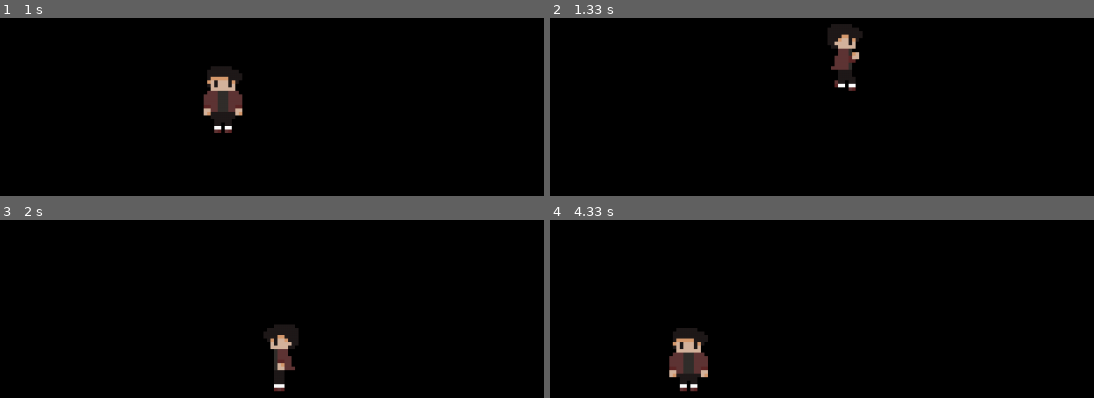
Above: before the commit, frames 1-4 (two rows, left to right).
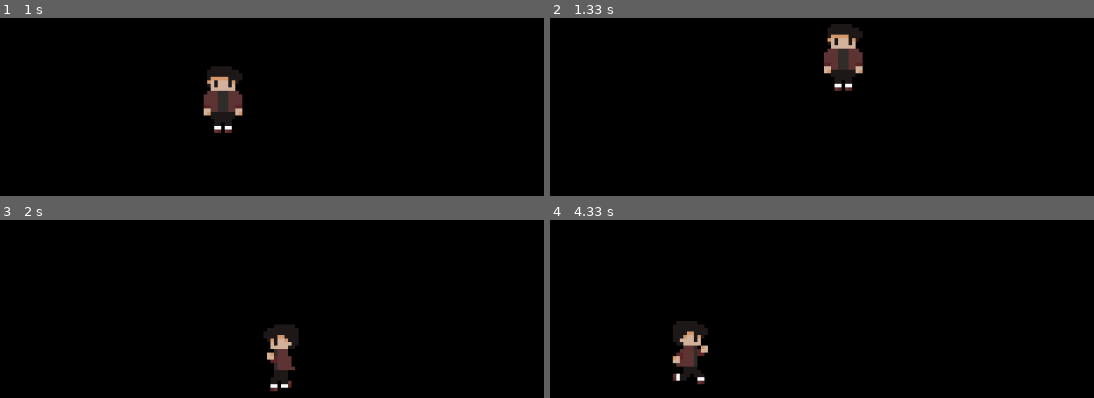
Above: after the commit, the same moments.

Repository: VinicciusSantos/Estudos-Pygame
Game: pygame game, started from main.py
Two runs of this game, one before a commit and one after it. Both use one fixed random seed, a clock stepped at 60 frames per second and the inputs below.
Inputs:
- Up to frame 1 (1 s): hold Right 0.33-0.8 s; hold Up from 0.83 s (still down)
- Up to frame 2 (1.33 s): release Up at 1.13 s; hold Right from 1.17 s (still down)
- Up to frame 3 (2 s): release Right at 1.63 s; hold Left from 1.67 s (still down)
- Up to frame 4 (4.33 s): release Left at 2.2 s; hold Left 2.23-2.63 s; hold Up 2.67-3.03 s; hold Right 3.07-3.7 s; hold Left 3.73-4.2 s; hold Right from 4.23 s (still down)

Frame 1 is identical in both runs. In frame 2, 1.2% of the frame differs, in the area x 50-58%, y 8-42%; in frame 3, 0.3%; in frame 4, 1.8%, in the area x 21-30%, y 56-97%.

Commit message:
Reverter animacao quando chegar no limite de frames

Diff:
--- a/main.py
+++ b/main.py
@@ -2,7 +2,6 @@
 import os
 
 from pygame.locals import *
-from time import sleep
 from sys import exit
 
 # definindo diretórios
@@ -44,6 +43,7 @@
 
         self.correr = False
         self.pular = False
+        self.reverse = False
 
     def pulo(self):
         self.pular = True
@@ -52,31 +52,17 @@
         self.correr = True
 
     def update(self):
-        # if self.correr:
-        #     if self.indice == 3 or self.indice == 6:
-        #         self.atual = 2
-        #     if self.indice == 4 or self.indice == 5:
-        #         self.atual = 3
-        #     if self.indice == 7 or self.indice == 12:
-        #         self.atual = 4
-        #     if self.indice == 8 or self.indice == 11:
-        #         self.atual = 5
-        #     if self.indice == 9 or self.indice == 10:
-        #         self.atual = 6
-        #     self.indice += 0.5
-        #     self.correr = False
-        # else:
-        #     self.atual = 0
-
-        # if self.indice > 12:
-        #     self.indice = 3
-
 
         if self.correr == False:
             self.atual = 0
         elif self.correr and self.indice % 2 == 0:
-            self.atual = (self.atual >= len(self.sprites) - 1) and 3 or self.atual + 1
+            self.atual = self.reverse and self.atual - 1 or self.atual + 1
             self.correr = False
+
+            # se o index da animacao for maior ou igual a 6, reverter a animacao
+            # se for menor que 3, ir no fluxo normal,
+            # se nao for nenhum dos dois, nao mudar, continuar sendo True ou False
+            self.reverse = self.atual >= len(self.sprites) - 1 or (False if self.atual <= 2 else self.reverse)
 
         self.indice += 1
         self.image = self.sprites[self.atual]
